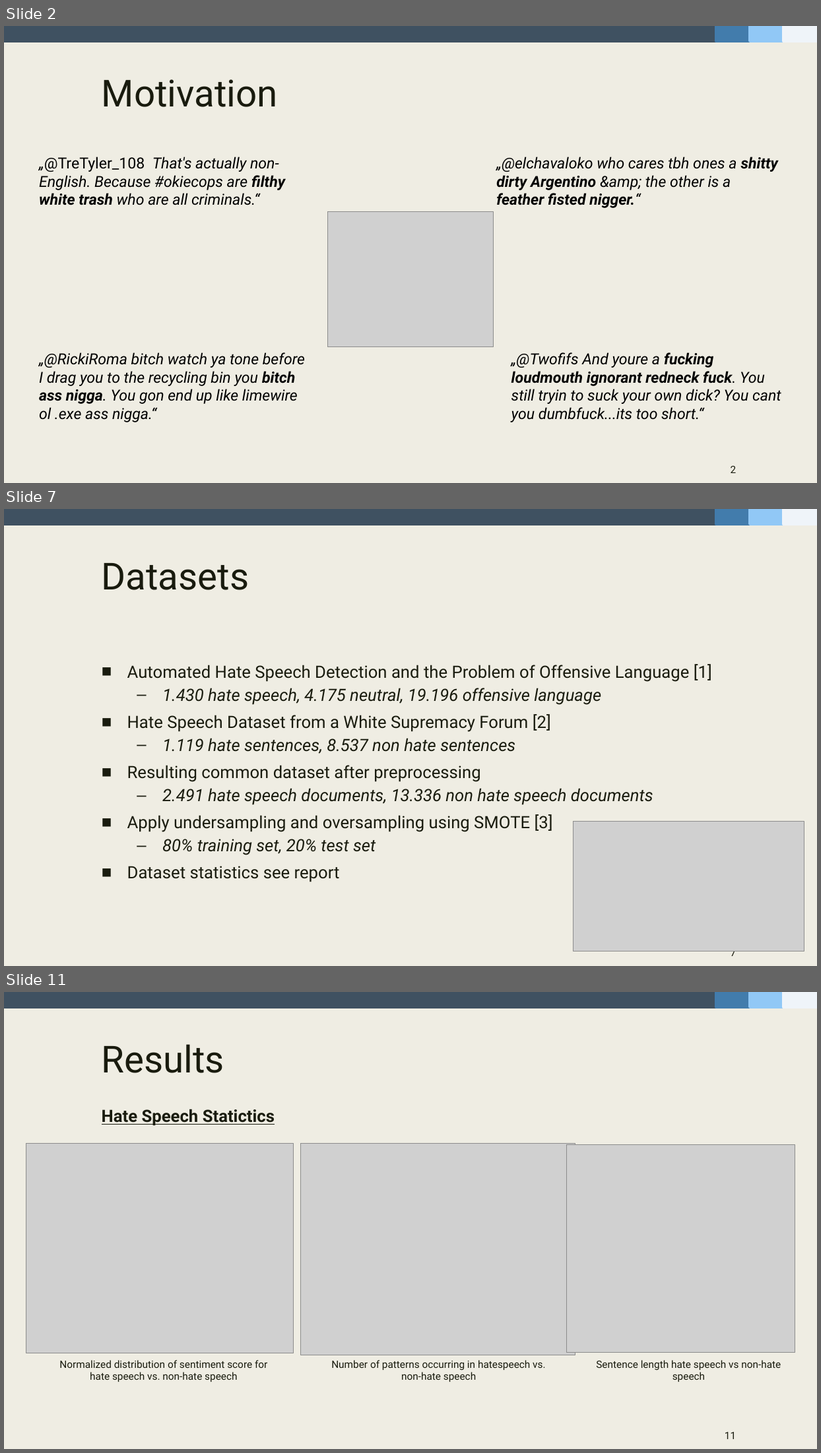
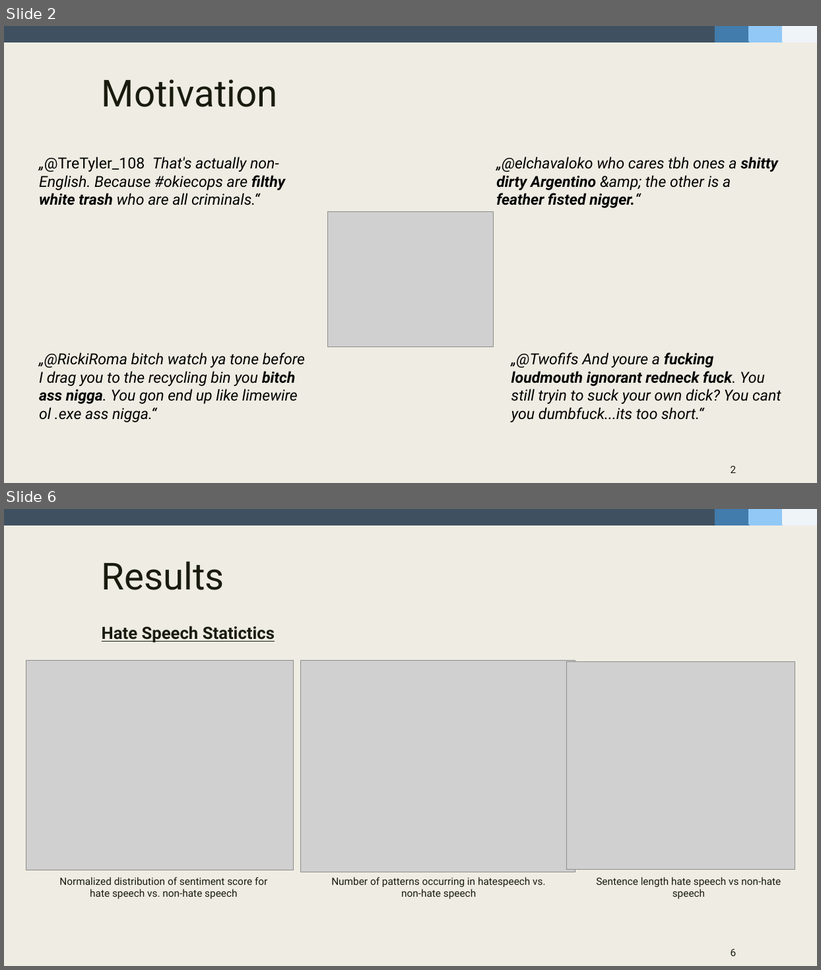
Before and after one commit to fidsusj/HateSpeechDetection, a slide deck: docs/presentation/presentation-slides.pptx. Shown one above the other, each under a label of ours: slides 2, 7 and 11 before the commit, slides 2 and 6 after it; the slides between them are not shown. The pictures are 821x1453 and 821x970 pixels, drawn with LibreOffice and Linux fonts; fonts in the diff are those of the drawing; grey boxes stand for pictures. Boxes give left, top, right and bottom in pixels: in the first picture for what was removed or moved away, otherwise in the second. Text is boxed around its words. In the diff, an @@ line names an element or a change of style, - is before the commit and + after.

```diff
--- a/docs/presentation/presentation-slides.pptx
+++ b/docs/presentation/presentation-slides.pptx
@@ slide 7 removed at <box>4,509,817,966</box>, background #EFEDE3; not listed: 4 template elements that a slide beside it also shows @@
@@ title removed at <box>102,563,250,590</box> @@
-Datasets
@@ text removed at <box>127,664,712,883</box> @@
-■ Automated Hate Speech Detection and the Problem of Offensive Language [1]
-  – 1.430 hate speech, 4.175 neutral, 19.196 offensive language
-■ Hate Speech Dataset from a White Supremacy Forum [2]
-  – 1.119 hate sentences, 8.537 non hate sentences
-■ Resulting common dataset after preprocessing
-  – 2.491 hate speech documents, 13.336 non hate speech documents
-■ Apply undersampling and oversampling using SMOTE [3]
-  – 80% training set, 20% test set
-■ Dataset statistics see report
@@ picture removed at <box>574,822,805,952</box> @@
@@ page number removed at <box>731,951,737,956</box> @@
-7
@@ what was slide 11 is now slide 6 @@
@@ page number at <box>731,949,737,956</box>: text changed @@
-11
+6
```
Also in this commit, not shown: 4 slides changed, 3 other slides removed.
